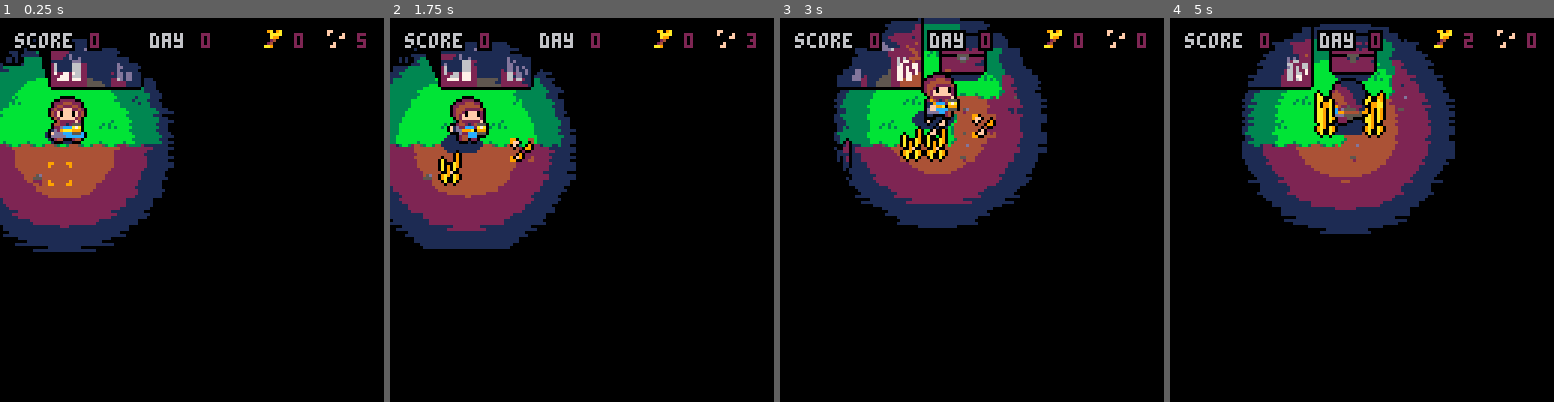
Above: before the commit, frames 1-4 (left to right).
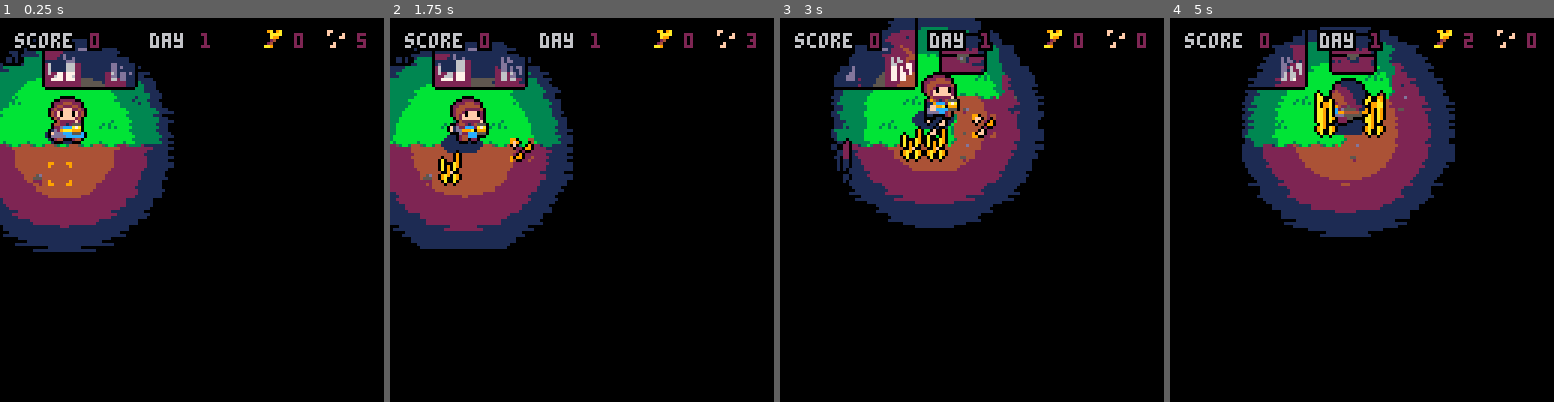
Above: after the commit, the same moments.

Repository: jessemillar/darkest-moon
Game: PICO-8 cartridge darkest-moon.p8
Same seed, same stepped clock (60 frames per second), same inputs: the game is played once before the commit and once after it.
Inputs:
- Up to frame 1 (0.25 s): no input
- Up to frame 2 (1.75 s): tap X (X key) at 0.33, 1.07 s; tap O (Z key) at 0.7, 1.7 s; hold Right from 1.6 s (still down)
- Up to frame 3 (3 s): tap X (X key) at 1.85, 2.97 s; release Right at 2.1 s; tap O (Z key) at 2.1, 2.5, 2.9 s; hold Up 2.15-2.42 s; hold Right from 2.47 s (still down)
- Up to frame 4 (5 s): release Right at 3.03 s; hold Left 3.08-3.58 s; tap O (Z key) every 0.4 s from 3.3 to 4.9 s; hold Down 3.63-3.97 s; hold Right 4.02-4.68 s; tap X (X key) at 4.08 s; hold Up from 4.73 s (still down)

The runs differ from the first frame. In frame 1, 1.0% of the frame differs, in the area x 10-55%, y 3-19%; in frame 2, 2.6%; in frame 3, 4.0%, in the area x 13-70%, y 0-55%; in frame 4, 3.7%.

Commit message:
A first pass at day progression

Diff:
--- a/darkest-moon.p8
+++ b/darkest-moon.p8
@@ -654,7 +654,7 @@
 end
 
 function dim_object(o)
-	local lcoeff=(o.pos-lgt.pos).y/25
+	local lcoeff=(o.pos-lght.pos).y/25
 
 	if lcoeff>0 then
 		local pt=mid(flr(lcoeff/0.1),0,6)
@@ -677,7 +677,7 @@
 
 function render_shadow_fn()
  -- remember lighting info
- local p,rng=lgt.pos:ints(),lgt:range()
+ local p,rng=lght.pos:ints(),lght:range()
  local rngsq=rng*rng
  local black=fl_color(0)
 
@@ -903,7 +903,7 @@
 	palt(0,false)
 
 	-- clip to lit rectangle
-	local xl,yt,xr,yb=lgt:extents()
+	local xl,yt,xr,yb=lght:extents()
 	clip(xl,yt,xr-xl+1,yb-yt+1)
 
 	-- store clipping coords globally to let us not draw certain objects
@@ -924,7 +924,7 @@
 	map(0,0,0,0,16,16,128)
 
 	-- apply lighting to all that
-	lgt:apply()
+	lght:apply()
 
 	-- "real" polygonal shadows
 	render_wall_shadows()
@@ -938,7 +938,7 @@
 end
 
 function _init()
-	day=0 -- keep track of the "level"
+	day=1 -- keep track of the "level"
 	score=0
 
 	init_blending(6)
@@ -961,11 +961,15 @@
 		pos=plyr.pos
 	})
 
-	lgt=light:new({
+	lght=light:new({
 		pos=plyr.pos,
 		bri=0.85
 	})
 
+	hs=house:new({
+		pos=v(30,12)
+	})
+
 	chst=chest:new({
 		pos=v(61,20)
 	})
@@ -982,7 +986,6 @@
 
 chest=kind({
 	extends=entity,
-	shadow={x=0,y=-2,rx=8,ry=4},
 	cbox=make_box(-8,-8,7,-4)
 })
 
@@ -1002,6 +1005,25 @@
 	local pos=self.pos
 
 	spr(160,pos.x-8,pos.y-16,2,2)
+end
+
+house=kind({
+	extends=entity,
+	cbox=make_box(-16,-12,15,9)
+})
+
+function house:s_default(t)
+	collide(self,"cbox",self.walked_into)
+end
+
+function house:walked_into(ob)
+	player_sleeping=true
+end
+
+function house:render(t)
+	local pos=self.pos
+
+	spr(220,pos.x-16,pos.y-12,4,3)
 end
 
 function renderHUD()
@@ -1170,6 +1192,8 @@
 end
 
 player_speed=1
+player_sleeping=false
+player_waking=false
 player_inventory_harvested=0
 player_inventory_seeds=5
 
@@ -1193,55 +1217,77 @@
 	-- moving around
 	local moving=false
 
-	for i=0,3 do
-		if btn(i) then
-			self.facing=i+1
-			self.pos+=dirs[i+1]*player_speed
-			moving=true
-		end
-	end
-
-	if moving then
-		if t%6==0 then
-			self.frm=(self.frm+1)%3
+	if not player_sleeping and not player_waking then
+		for i=0,3 do
+			if btn(i) then
+				self.facing=i+1
+				self.pos+=dirs[i+1]*player_speed
+				moving=true
+			end
+		end
+
+		if moving then
+			if t%6==0 then
+				self.frm=(self.frm+1)%3
+			end
+		else
+			self.frm=0
+		end
+
+		-- update shadow position
+		set(self.shadow,player_shadow_locs[self.facing])
+		-- collision detection
+		collide(self,"cbox",self.hit_object)
+
+		-- planting wheat in a grid
+		local vertical_shift=0
+		local horizontal_shift=0
+
+		if self.facing==1 then
+			horizontal_shift=-16
+		elseif self.facing==2 then
+			horizontal_shift=16
+		elseif self.facing==3 then
+			vertical_shift=-16
+		else
+			vertical_shift=8
+		end
+
+		local reticle_left=flr(self.pos.x/8)*8+horizontal_shift+4
+		local reticle_top=flr(self.pos.y/8)*8+vertical_shift+4
+
+		rtcl.pos=v(reticle_left,reticle_top)
+
+		if btnp(4) then
+			if player_inventory_seeds>0 then
+				sfx(12)
+				player_inventory_seeds-=1
+				wheat:new({
+					pos=v(reticle_left,reticle_top-8)
+				})
+			else
+				sfx(13)
+			end
 		end
 	else
-		self.frm=0
-	end
-
-	-- update shadow position
-	set(self.shadow,player_shadow_locs[self.facing])
-	-- collision detection
-	collide(self,"cbox",self.hit_object)
-
-	-- planting wheat in a grid
-	local vertical_shift=0
-	local horizontal_shift=0
-
-	if self.facing==1 then
-		horizontal_shift=-16
-	elseif self.facing==2 then
-		horizontal_shift=16
-	elseif self.facing==3 then
-		vertical_shift=-16
-	else
-		vertical_shift=8
-	end
-
-	local reticle_left=flr(self.pos.x/8)*8+horizontal_shift+4
-	local reticle_top=flr(self.pos.y/8)*8+vertical_shift+4
-
-	rtcl.pos=v(reticle_left,reticle_top)
-
-	if btnp(4) then
-		if player_inventory_seeds>0 then
-			sfx(12)
-			player_inventory_seeds-=1
-			wheat:new({
-				pos=v(reticle_left,reticle_top-8)
-			})
-		else
-			sfx(13)
+		if player_sleeping then
+			lght.bri-=0.05
+		end
+
+		if lght.bri<=0.05 then
+			lght.bri=0.05
+			player_sleeping=false
+			player_waking=true
+		end
+
+		if player_waking then
+			lght.bri+=0.05
+		end
+
+		if lght.bri>=0.85 then
+			light.bri=0.85
+			player_waking=false
+			day+=1
 		end
 	end
 end
@@ -1456,9 +1502,9 @@
 0000000000000000000000000000000000000000000000000000000000000000000000000000000000000000000000000000000000000000000000000000000000000000000000000000000000001000000000000000000000000000000000000000000000000000000000000000000000000000000000000000000000000000
 000000000000000000000000000000000000000000000000000000000000000005060000000000000000000000000000000000000000000000000000000000000000000000000f000000000000000000000000000000000000000000050404060000000000000000000000000908080a00000000000000000000000000000000
 __map__
-c6c0dcdddedfe0e0e0c3c4c5c6c0e0c6e0e0e0e0c6e0e0d6e0e0c6e0e0c0e0e0000000000000000000000000000000000000000000000000000000000000000000000000000000000000000000000000000000000000000000000000000000000000000000000000000000000000000000000000000000000000000000000000
-d6e0ecedeeefc0e0e0d3c2d5d6e0e0d6e0e0c0e0d6e0e0e0e0e0d6e0c3c4c4c4000000000000000000000000000000000000000000000000000000000000000000000000000000000000000000000000000000000000000000000000000000000000000000000000000000000000000000000000000000000000000000000000
-e0e0fcfdfeffe0e0c0d3c2f2c4c4c5c0e0e0e0e0e0e0c0e0c0e0e0e0d3c2c2c2000000000000000000000000000000000000000000000000000000000000000000000000000000000000000000000000000000000000000000000000000000000000000000000000000000000000000000000000000000000000000000000000
+c6c0e0e0e0e0e0e0e0c3c4c5c6c0e0c6e0e0e0e0c6e0e0d6e0e0c6e0e0c0e0e0000000000000000000000000000000000000000000000000000000000000000000000000000000000000000000000000000000000000000000000000000000000000000000000000000000000000000000000000000000000000000000000000
+d6e0e0e0e0e0c0e0e0d3c2d5d6e0e0d6e0e0c0e0d6e0e0e0e0e0d6e0c3c4c4c4000000000000000000000000000000000000000000000000000000000000000000000000000000000000000000000000000000000000000000000000000000000000000000000000000000000000000000000000000000000000000000000000
+e0e0e0e0e0e0e0e0c0d3c2f2c4c4c5c0e0e0e0e0e0e0c0e0c0e0e0e0d3c2c2c2000000000000000000000000000000000000000000000000000000000000000000000000000000000000000000000000000000000000000000000000000000000000000000000000000000000000000000000000000000000000000000000000
 c0e0e0e0e0c0e0c3c4f3c2c2c2c2f2c4c4c4c4c4c4c4c4c5e0e0e0e0d3c2c2c2000000000000000000000000000000000000000000000000000000000000000000000000000000000000000000000000000000000000000000000000000000000000000000000000000000000000000000000000000000000000000000000000
 e0e0c0e0c0e0e0d3c2c2c2c2c2c2c2c2c2c2c2c2c2c2c2d5e0e0c0e0d3c2c2c2000000000000000000000000000000000000000000000000000000000000000000000000000000000000000000000000000000000000000000000000000000000000000000000000000000000000000000000000000000000000000000000000
 c4c4c4c4c4c4c4f3c2c2c2c2c2c2d4c2c2c2c2c2c2c2c2f2c4c4c4c4f3c2c2c2000000000000000000000000000000000000000000000000000000000000000000000000000000000000000000000000000000000000000000000000000000000000000000000000000000000000000000000000000000000000000000000000
--- a/src/09_palette.p8
+++ b/src/09_palette.p8
@@ -27,7 +27,7 @@
 end
 
 function dim_object(o)
-	local lcoeff=(o.pos-lgt.pos).y/25
+	local lcoeff=(o.pos-lght.pos).y/25
 
 	if lcoeff>0 then
 		local pt=mid(flr(lcoeff/0.1),0,6)
--- a/src/10_shadowcasting.p8
+++ b/src/10_shadowcasting.p8
@@ -12,7 +12,7 @@
 
 function render_shadow_fn()
  -- remember lighting info
- local p,rng=lgt.pos:ints(),lgt:range()
+ local p,rng=lght.pos:ints(),lght:range()
  local rngsq=rng*rng
  local black=fl_color(0)
 
--- a/src/_assets.p8
+++ b/src/_assets.p8
@@ -136,9 +136,9 @@
 0000000000000000000000000000000000000000000000000000000000000000000000000000000000000000000000000000000000000000000000000000000000000000000000000000000000001000000000000000000000000000000000000000000000000000000000000000000000000000000000000000000000000000
 000000000000000000000000000000000000000000000000000000000000000005060000000000000000000000000000000000000000000000000000000000000000000000000f000000000000000000000000000000000000000000050404060000000000000000000000000908080a00000000000000000000000000000000
 __map__
-c6c0dcdddedfe0e0e0c3c4c5c6c0e0c6e0e0e0e0c6e0e0d6e0e0c6e0e0c0e0e0000000000000000000000000000000000000000000000000000000000000000000000000000000000000000000000000000000000000000000000000000000000000000000000000000000000000000000000000000000000000000000000000
-d6e0ecedeeefc0e0e0d3c2d5d6e0e0d6e0e0c0e0d6e0e0e0e0e0d6e0c3c4c4c4000000000000000000000000000000000000000000000000000000000000000000000000000000000000000000000000000000000000000000000000000000000000000000000000000000000000000000000000000000000000000000000000
-e0e0fcfdfeffe0e0c0d3c2f2c4c4c5c0e0e0e0e0e0e0c0e0c0e0e0e0d3c2c2c2000000000000000000000000000000000000000000000000000000000000000000000000000000000000000000000000000000000000000000000000000000000000000000000000000000000000000000000000000000000000000000000000
+c6c0e0e0e0e0e0e0e0c3c4c5c6c0e0c6e0e0e0e0c6e0e0d6e0e0c6e0e0c0e0e0000000000000000000000000000000000000000000000000000000000000000000000000000000000000000000000000000000000000000000000000000000000000000000000000000000000000000000000000000000000000000000000000
+d6e0e0e0e0e0c0e0e0d3c2d5d6e0e0d6e0e0c0e0d6e0e0e0e0e0d6e0c3c4c4c4000000000000000000000000000000000000000000000000000000000000000000000000000000000000000000000000000000000000000000000000000000000000000000000000000000000000000000000000000000000000000000000000
+e0e0e0e0e0e0e0e0c0d3c2f2c4c4c5c0e0e0e0e0e0e0c0e0c0e0e0e0d3c2c2c2000000000000000000000000000000000000000000000000000000000000000000000000000000000000000000000000000000000000000000000000000000000000000000000000000000000000000000000000000000000000000000000000
 c0e0e0e0e0c0e0c3c4f3c2c2c2c2f2c4c4c4c4c4c4c4c4c5e0e0e0e0d3c2c2c2000000000000000000000000000000000000000000000000000000000000000000000000000000000000000000000000000000000000000000000000000000000000000000000000000000000000000000000000000000000000000000000000
 e0e0c0e0c0e0e0d3c2c2c2c2c2c2c2c2c2c2c2c2c2c2c2d5e0e0c0e0d3c2c2c2000000000000000000000000000000000000000000000000000000000000000000000000000000000000000000000000000000000000000000000000000000000000000000000000000000000000000000000000000000000000000000000000
 c4c4c4c4c4c4c4f3c2c2c2c2c2c2d4c2c2c2c2c2c2c2c2f2c4c4c4c4f3c2c2c2000000000000000000000000000000000000000000000000000000000000000000000000000000000000000000000000000000000000000000000000000000000000000000000000000000000000000000000000000000000000000000000000
--- a/src/_draw.p8
+++ b/src/_draw.p8
@@ -6,7 +6,7 @@
 	palt(0,false)
 
 	-- clip to lit rectangle
-	local xl,yt,xr,yb=lgt:extents()
+	local xl,yt,xr,yb=lght:extents()
 	clip(xl,yt,xr-xl+1,yb-yt+1)
 
 	-- store clipping coords globally to let us not draw certain objects
@@ -27,7 +27,7 @@
 	map(0,0,0,0,16,16,128)
 
 	-- apply lighting to all that
-	lgt:apply()
+	lght:apply()
 
 	-- "real" polygonal shadows
 	render_wall_shadows()
--- a/src/_init.p8
+++ b/src/_init.p8
@@ -1,5 +1,5 @@
 function _init()
-	day=0 -- keep track of the "level"
+	day=1 -- keep track of the "level"
 	score=0
 
 	init_blending(6)
@@ -22,9 +22,13 @@
 		pos=plyr.pos
 	})
 
-	lgt=light:new({
+	lght=light:new({
 		pos=plyr.pos,
 		bri=0.85
+	})
+
+	hs=house:new({
+		pos=v(30,12)
 	})
 
 	chst=chest:new({
--- a/src/chest.p8
+++ b/src/chest.p8
@@ -1,6 +1,5 @@
 chest=kind({
 	extends=entity,
-	shadow={x=0,y=-2,rx=8,ry=4},
 	cbox=make_box(-8,-8,7,-4)
 })
 
--- /dev/null
+++ b/src/house.p8
@@ -0,0 +1,18 @@
+house=kind({
+	extends=entity,
+	cbox=make_box(-16,-12,15,9)
+})
+
+function house:s_default(t)
+	collide(self,"cbox",self.walked_into)
+end
+
+function house:walked_into(ob)
+	player_sleeping=true
+end
+
+function house:render(t)
+	local pos=self.pos
+
+	spr(220,pos.x-16,pos.y-12,4,3)
+end
--- a/src/player.p8
+++ b/src/player.p8
@@ -1,4 +1,6 @@
 player_speed=1
+player_sleeping=false
+player_waking=false
 player_inventory_harvested=0
 player_inventory_seeds=5
 
@@ -22,55 +24,77 @@
 	-- moving around
 	local moving=false
 
-	for i=0,3 do
-		if btn(i) then
-			self.facing=i+1
-			self.pos+=dirs[i+1]*player_speed
-			moving=true
+	if not player_sleeping and not player_waking then
+		for i=0,3 do
+			if btn(i) then
+				self.facing=i+1
+				self.pos+=dirs[i+1]*player_speed
+				moving=true
+			end
 		end
-	end
 
-	if moving then
-		if t%6==0 then
-			self.frm=(self.frm+1)%3
+		if moving then
+			if t%6==0 then
+				self.frm=(self.frm+1)%3
+			end
+		else
+			self.frm=0
+		end
+
+		-- update shadow position
+		set(self.shadow,player_shadow_locs[self.facing])
+		-- collision detection
+		collide(self,"cbox",self.hit_object)
+
+		-- planting wheat in a grid
+		local vertical_shift=0
+		local horizontal_shift=0
+
+		if self.facing==1 then
+			horizontal_shift=-16
+		elseif self.facing==2 then
+			horizontal_shift=16
+		elseif self.facing==3 then
+			vertical_shift=-16
+		else
+			vertical_shift=8
+		end
+
+		local reticle_left=flr(self.pos.x/8)*8+horizontal_shift+4
+		local reticle_top=flr(self.pos.y/8)*8+vertical_shift+4
+
+		rtcl.pos=v(reticle_left,reticle_top)
+
+		if btnp(4) then
+			if player_inventory_seeds>0 then
+				sfx(12)
+				player_inventory_seeds-=1
+				wheat:new({
+					pos=v(reticle_left,reticle_top-8)
+				})
+			else
+				sfx(13)
+			end
 		end
 	else
-		self.frm=0
-	end
+		if player_sleeping then
+			lght.bri-=0.05
+		end
 
-	-- update shadow position
-	set(self.shadow,player_shadow_locs[self.facing])
-	-- collision detection
-	collide(self,"cbox",self.hit_object)
+		if lght.bri<=0.05 then
+			lght.bri=0.05
+			player_sleeping=false
+			player_waking=true
+		end
 
-	-- planting wheat in a grid
-	local vertical_shift=0
-	local horizontal_shift=0
+		if player_waking then
+			lght.bri+=0.05
+		end
 
-	if self.facing==1 then
-		horizontal_shift=-16
-	elseif self.facing==2 then
-		horizontal_shift=16
-	elseif self.facing==3 then
-		vertical_shift=-16
-	else
-		vertical_shift=8
-	end
-
-	local reticle_left=flr(self.pos.x/8)*8+horizontal_shift+4
-	local reticle_top=flr(self.pos.y/8)*8+vertical_shift+4
-
-	rtcl.pos=v(reticle_left,reticle_top)
-
-	if btnp(4) then
-		if player_inventory_seeds>0 then
-			sfx(12)
-			player_inventory_seeds-=1
-			wheat:new({
-				pos=v(reticle_left,reticle_top-8)
-			})
-		else
-			sfx(13)
+		if lght.bri>=0.85 then
+			light.bri=0.85
+			player_waking=false
+			day+=1
 		end
 	end
 end
